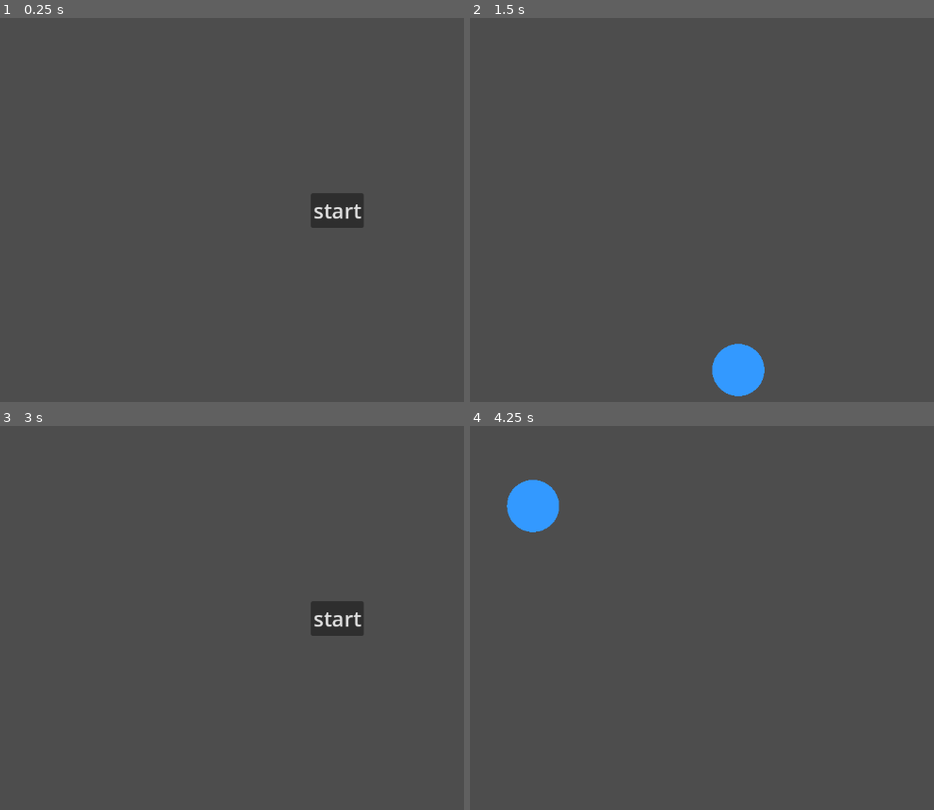
Above: before the commit, frames 1-4 (two rows, left to right).
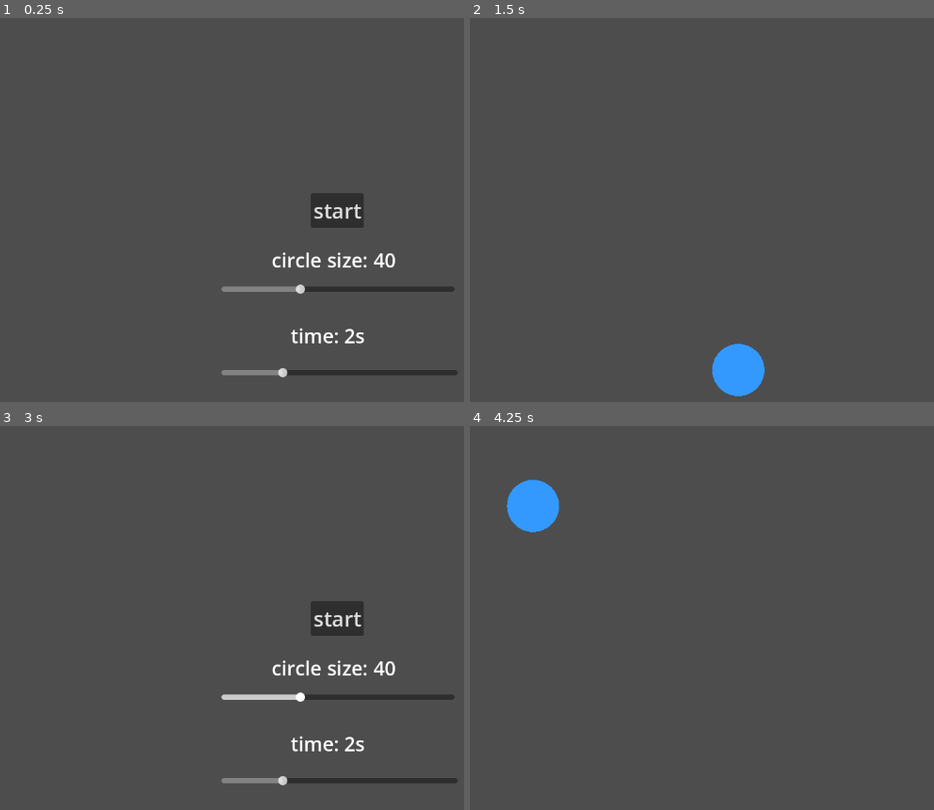
Above: after the commit, the same moments.

Repository: satyaF123/final_project
Game: Godot game, scene res://main.tscn
Two runs of this game, one before a commit and one after it. Both use one fixed random seed, a clock stepped at 60 frames per second and the inputs below.
Inputs (mouse positions are in pixels of both pictures, inside the frame that each line leads up to):
- Up to frame 1 (0.25 s): no input
- Up to frame 2 (1.5 s): click "start" at 0.5 s; tap Enter at 1.25 s; move the mouse to (outside the picture) at 1.27 s; click (outside the picture) at 1.42 s
- Up to frame 3 (3 s): tap Space at 2 s; move the mouse to (190, 637) at 2.02 s; click (190, 637) at 2.17 s; click "restart" at 2.75 s
- Up to frame 4 (4.25 s): click "start" at 3.5 s

The runs differ from the first frame. In frame 1, 2.0% of the frame differs, in the area x 47-99%, y 61-94%; in frame 2, nothing differs; in frame 3, 2.0%; in frame 4, nothing differs.

Commit message:
random commit

Diff:
--- a/dissapearingbutton.gd
+++ b/dissapearingbutton.gd
@@ -1,12 +1,13 @@
 extends Node2D
 
 var radius = 40.0
+var wait_time = 2.0
 
 signal missed
 signal clicked
 
 func _ready():
-	$Timer.wait_time = 2.0
+	$Timer.wait_time = wait_time
 	$Timer.one_shot = true
 	$Timer.start()
 
--- a/main.gd
+++ b/main.gd
@@ -1,41 +1,53 @@
 extends Node2D
 
-const DissapearButton = preload("res://dissapearingbutton.tscn")
+const DisappearButton = preload("res://dissapearingbutton.tscn")
 
 var game_running = false
+var circle_size = 40.0
+var button_time = 2.0
 
 func _ready():
 	$UI/Gameover.visible = false
 	$UI/restart.visible = false
 	$UI/start.visible = true
+	$UI/size.visible = true
+	$UI/time.visible = true
+	$UI/sizelabel.visible = true
+	$UI/timelabel.visible = true
 
 func spawn_button():
 	if not game_running:
 		return
-	var b = DissapearButton.instantiate()
+	var b = DisappearButton.instantiate()
 	var screen = get_viewport_rect().size
 	b.position = Vector2(
 		randf_range(50, screen.x - 50),
 		randf_range(50, screen.y - 50)
 	)
+	b.radius = circle_size
+	b.wait_time = button_time
 	b.missed.connect(on_button_missed)
-	add_child(b)
 	b.clicked.connect(on_button_clicked)
 	add_child(b)
+
+func on_button_clicked():
+	play_random_note()
+	spawn_button()
 
 func on_button_missed():
 	game_running = false
 	$UI/Gameover.visible = true
 	$UI/restart.visible = true
 
-func on_button_clicked():
-	spawn_button()
-
 func start_game():
 	game_running = true
 	$UI/Gameover.visible = false
 	$UI/restart.visible = false
 	$UI/start.visible = false
+	$UI/size.visible = false
+	$UI/time.visible = false
+	$UI/sizelabel.visible = false
+	$UI/timelabel.visible = false
 	spawn_button()
 
 func _on_start_pressed() -> void:
@@ -44,3 +56,17 @@
 
 func _on_restart_pressed() -> void:
 	get_tree().reload_current_scene()
+
+
+func _on_size_value_changed(value: float) -> void:
+	circle_size = value
+	$UI/sizelabel.text = "Circle Size: " + str(int(value))
+
+
+func _on_time_value_changed(value: float) -> void:
+	button_time = value
+	$UI/timelabel.text = "Time: " + str(snappedf(value, 0.1)) + "s"
+
+func play_random_note():
+	$AudioStreamPlayer2D.pitch_scale = randf_range(0,1.2)
+	$AudioStreamPlayer2D.play()
--- a/main.tscn
+++ b/main.tscn
@@ -33,5 +33,41 @@
 theme_override_font_sizes/font_size = 32
 text = "restart"
 
+[node name="size" type="HSlider" parent="UI" unique_id=1899299997]
+offset_left = 394.0
+offset_top = 377.0
+offset_right = 751.0
+offset_bottom = 521.0
+min_value = 20.0
+max_value = 80.0
+value = 40.0
+
+[node name="time" type="HSlider" parent="UI" unique_id=1329727874]
+offset_left = 394.0
+offset_top = 496.0
+offset_right = 756.0
+offset_bottom = 658.0
+min_value = 1.0
+max_value = 5.0
+value = 2.0
+
+[node name="sizelabel" type="Label" parent="UI" unique_id=818448572]
+offset_left = 471.0
+offset_top = 383.0
+offset_right = 661.0
+offset_bottom = 425.0
+theme_override_font_sizes/font_size = 30
+text = "circle size: 40"
+
+[node name="timelabel" type="Label" parent="UI" unique_id=1542292013]
+offset_left = 500.0
+offset_top = 499.0
+offset_right = 614.0
+offset_bottom = 541.0
+theme_override_font_sizes/font_size = 30
+text = "time: 2s"
+
 [connection signal="pressed" from="UI/start" to="." method="_on_start_pressed"]
 [connection signal="pressed" from="UI/restart" to="." method="_on_restart_pressed"]
+[connection signal="value_changed" from="UI/size" to="." method="_on_size_value_changed"]
+[connection signal="value_changed" from="UI/time" to="." method="_on_time_value_changed"]
